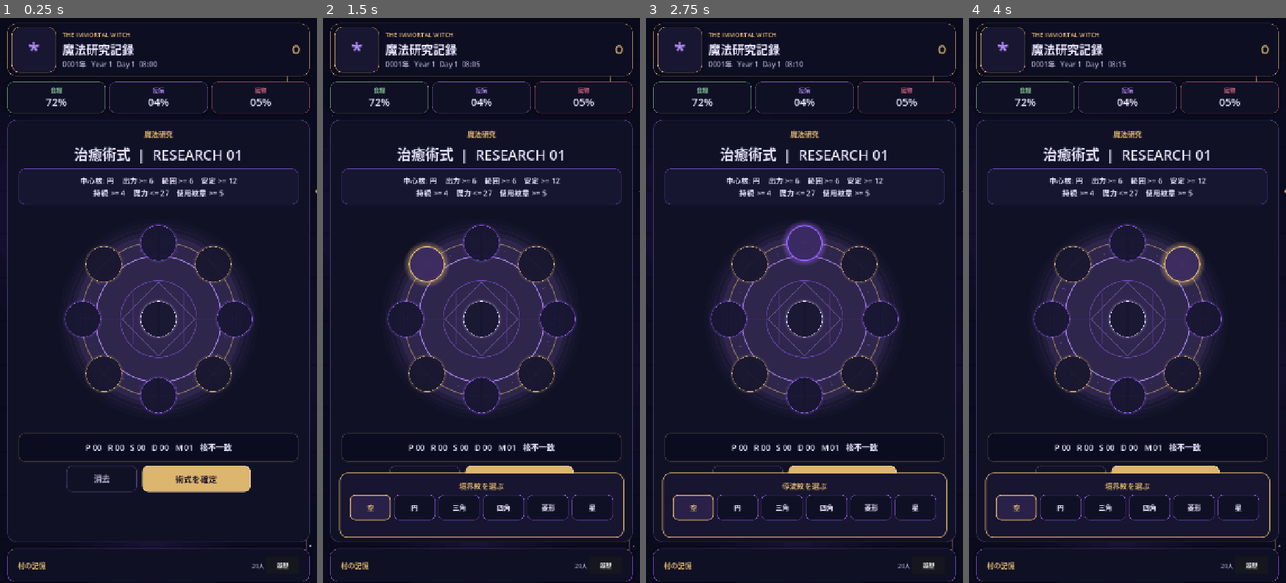
Above: before the commit, frames 1-4 (left to right).
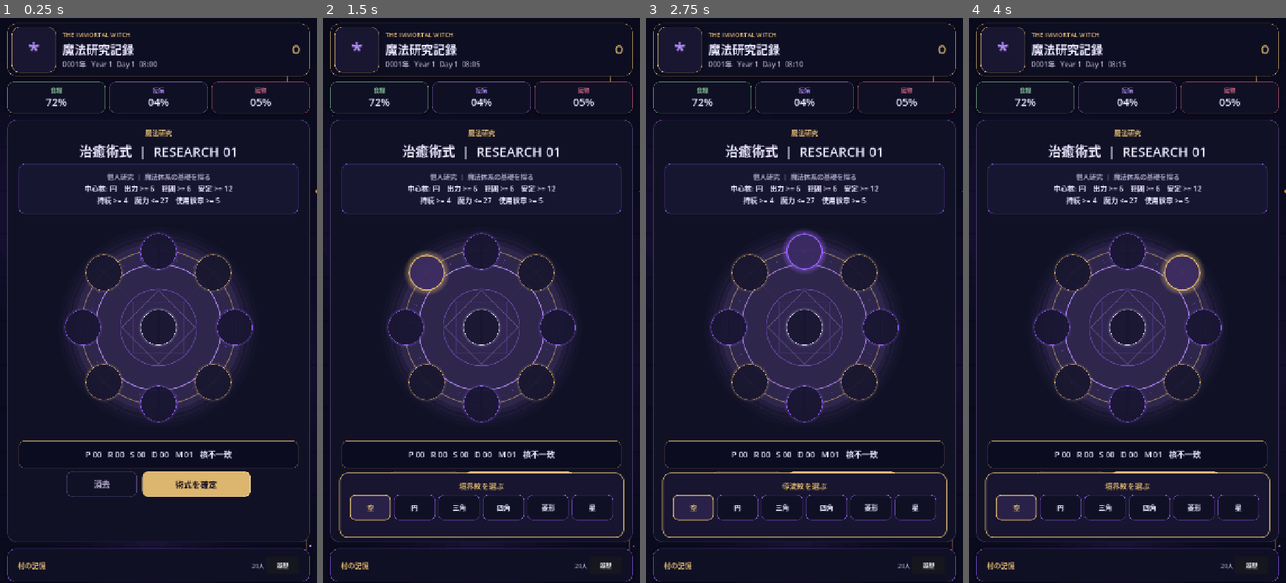
Above: after the commit, the same moments.

Repository: kei060538-commits/VillageGame
Game: Godot game, scene res://scenes/main.tscn
The game is run twice, just before and just after one commit, with the same random seed, the same clock (stepped at 60 frames per second) and the same inputs.
Inputs (mouse positions are in pixels of both pictures, inside the frame that each line leads up to):
- Up to frame 1 (0.25 s): no input
- Up to frame 2 (1.5 s): click (427, 266) at 0.52 s; click (427, 272) at 1.27 s
- Up to frame 3 (2.75 s): click (804, 244) at 2.02 s
- Up to frame 4 (4 s): click (1127, 249) at 2.77 s; click (1181, 266) at 3.52 s

The runs differ from the first frame. In frame 1, 8.6% of the frame differs, in the area x 5-95%, y 19-85%; in frame 2, 8.1%; in frame 3, 8.1%; in frame 4, 8.1%.

Commit message:
Show village crisis requests on research screen

Diff:
--- a/scripts/systems/magic_research.gd
+++ b/scripts/systems/magic_research.gd
@@ -43,11 +43,13 @@
 var buttons: Array[Button] = []
 var current_field := "Healing"
 var requirements: Dictionary = {}
+var village_request: Dictionary = {}
 var japanese_ui := true
 var selected_slot := -1
 
 var title_label: Label
 var field_label: Label
+var request_label: Label
 var challenge_label: Label
 var profile_label: Label
 var status_label: Label
@@ -72,39 +74,51 @@
     var margin := MarginContainer.new()
     margin.add_theme_constant_override("margin_left", 16)
     margin.add_theme_constant_override("margin_right", 16)
-    margin.add_theme_constant_override("margin_top", 14)
-    margin.add_theme_constant_override("margin_bottom", 14)
+    margin.add_theme_constant_override("margin_top", 12)
+    margin.add_theme_constant_override("margin_bottom", 12)
     outer.add_child(margin)
 
     var root_box := VBoxContainer.new()
-    root_box.add_theme_constant_override("separation", 9)
+    root_box.add_theme_constant_override("separation", 7)
     margin.add_child(root_box)
 
     title_label = Label.new()
     title_label.text = _ui("魔法研究", "ARCANE RESEARCH")
     title_label.horizontal_alignment = HORIZONTAL_ALIGNMENT_CENTER
     title_label.add_theme_color_override("font_color", COLOR_GOLD)
-    title_label.add_theme_font_size_override("font_size", 16)
+    title_label.add_theme_font_size_override("font_size", 15)
     root_box.add_child(title_label)
 
     field_label = Label.new()
     field_label.horizontal_alignment = HORIZONTAL_ALIGNMENT_CENTER
     field_label.add_theme_color_override("font_color", COLOR_INK)
-    field_label.add_theme_font_size_override("font_size", 32)
+    field_label.add_theme_font_size_override("font_size", 30)
     root_box.add_child(field_label)
 
     var challenge_card := PanelContainer.new()
-    challenge_card.custom_minimum_size.y = 82
+    challenge_card.custom_minimum_size.y = 114
     challenge_card.add_theme_stylebox_override("panel", _panel_style(COLOR_PANEL_ALT, Color(COLOR_VIOLET, 0.42), 14, 1))
     root_box.add_child(challenge_card)
+
+    var challenge_box := VBoxContainer.new()
+    challenge_box.alignment = BoxContainer.ALIGNMENT_CENTER
+    challenge_box.add_theme_constant_override("separation", 3)
+    challenge_card.add_child(challenge_box)
+
+    request_label = Label.new()
+    request_label.horizontal_alignment = HORIZONTAL_ALIGNMENT_CENTER
+    request_label.autowrap_mode = TextServer.AUTOWRAP_WORD_SMART
+    request_label.add_theme_color_override("font_color", COLOR_GOLD)
+    request_label.add_theme_font_size_override("font_size", 15)
+    challenge_box.add_child(request_label)
 
     challenge_label = Label.new()
     challenge_label.horizontal_alignment = HORIZONTAL_ALIGNMENT_CENTER
     challenge_label.vertical_alignment = VERTICAL_ALIGNMENT_CENTER
     challenge_label.autowrap_mode = TextServer.AUTOWRAP_WORD_SMART
     challenge_label.add_theme_color_override("font_color", COLOR_INK)
-    challenge_label.add_theme_font_size_override("font_size", 17)
-    challenge_card.add_child(challenge_label)
+    challenge_label.add_theme_font_size_override("font_size", 16)
+    challenge_box.add_child(challenge_label)
 
     circle_stage = Control.new()
     circle_stage.custom_minimum_size = Vector2(500, 500)
@@ -133,7 +147,7 @@
     call_deferred("_layout_glyph_buttons")
 
     var metrics_card := PanelContainer.new()
-    metrics_card.custom_minimum_size.y = 64
+    metrics_card.custom_minimum_size.y = 62
     metrics_card.add_theme_stylebox_override("panel", _panel_style(Color("0c0c20"), Color(COLOR_GOLD, 0.28), 12, 1))
     root_box.add_child(metrics_card)
 
@@ -151,7 +165,7 @@
 
     reset_button = Button.new()
     reset_button.text = _ui("消去", "CLEAR")
-    reset_button.custom_minimum_size = Vector2(160, 58)
+    reset_button.custom_minimum_size = Vector2(160, 56)
     reset_button.focus_mode = Control.FOCUS_NONE
     reset_button.add_theme_font_size_override("font_size", 18)
     reset_button.add_theme_color_override("font_color", COLOR_MUTED)
@@ -162,7 +176,7 @@
 
     attempt_button = Button.new()
     attempt_button.text = _ui("術式を確定", "STABILIZE")
-    attempt_button.custom_minimum_size = Vector2(246, 60)
+    attempt_button.custom_minimum_size = Vector2(246, 58)
     attempt_button.focus_mode = Control.FOCUS_NONE
     attempt_button.add_theme_font_size_override("font_size", 19)
     attempt_button.add_theme_color_override("font_color", Color("171020"))
@@ -173,17 +187,23 @@
     button_row.add_child(attempt_button)
 
     status_label = Label.new()
-    status_label.custom_minimum_size.y = 48
+    status_label.custom_minimum_size.y = 42
     status_label.horizontal_alignment = HORIZONTAL_ALIGNMENT_CENTER
     status_label.vertical_alignment = VERTICAL_ALIGNMENT_CENTER
     status_label.autowrap_mode = TextServer.AUTOWRAP_WORD_SMART
     status_label.add_theme_color_override("font_color", COLOR_MUTED)
-    status_label.add_theme_font_size_override("font_size", 16)
+    status_label.add_theme_font_size_override("font_size", 15)
     root_box.add_child(status_label)
 
     _build_glyph_picker()
     _make_challenge()
     _refresh_all()
+
+func set_village_request(request: Dictionary, refresh_now: bool = true) -> void:
+    village_request = request.duplicate(true)
+    if refresh_now and is_node_ready():
+        _make_challenge()
+        _refresh_all()
 
 func _build_glyph_picker() -> void:
     glyph_picker = PanelContainer.new()
@@ -381,7 +401,13 @@
     return failures
 
 func _make_challenge() -> void:
-    current_field = str(FIELDS[research_level % FIELDS.size()])
+    if village_request.has("field"):
+        current_field = str(village_request.get("field", "Healing"))
+    else:
+        current_field = str(FIELDS[research_level % FIELDS.size()])
+    if not FIELD_CORE.has(current_field):
+        current_field = "Healing"
+
     var tier: int = int(research_level / FIELDS.size())
 
     match current_field:
@@ -401,6 +427,8 @@
         field_label.text = "%s術式  |  RESEARCH %02d" % [_field_jp(current_field), research_level + 1]
     else:
         field_label.text = "%s  |  RESEARCH %02d" % [current_field.to_upper(), research_level + 1]
+
+    _refresh_request_text()
 
     var core_index: int = int(FIELD_CORE.get(current_field, 0))
     var core_name: String = str(GLYPH_JP[core_index]) if japanese_ui else str(GLYPH_NAMES[core_index])
@@ -428,6 +456,28 @@
     _sync_circle_visual()
     _refresh_slot_styles()
 
+func _refresh_request_text() -> void:
+    if request_label == null:
+        return
+    if village_request.is_empty():
+        request_label.text = _ui("個人研究  |  魔法体系の基礎を探る", "PERSONAL RESEARCH  |  Explore the foundations of magic")
+        request_label.add_theme_color_override("font_color", COLOR_MUTED)
+        return
+
+    var title_key: String = "title_jp" if japanese_ui else "title_en"
+    var detail_key: String = "detail_jp" if japanese_ui else "detail_en"
+    var title: String = str(village_request.get(title_key, _ui("村からの研究依頼", "VILLAGE REQUEST")))
+    var detail: String = str(village_request.get(detail_key, ""))
+    request_label.text = "%s\n%s" % [title, detail]
+
+    var severity: int = int(village_request.get("severity", 0))
+    if severity >= 3:
+        request_label.add_theme_color_override("font_color", Color("ef91ab"))
+    elif severity >= 2:
+        request_label.add_theme_color_override("font_color", Color("f0c27a"))
+    else:
+        request_label.add_theme_color_override("font_color", COLOR_GOLD)
+
 func _refresh_profile() -> void:
     var profile: Dictionary = get_circle_profile()
     var alignment_text: String
